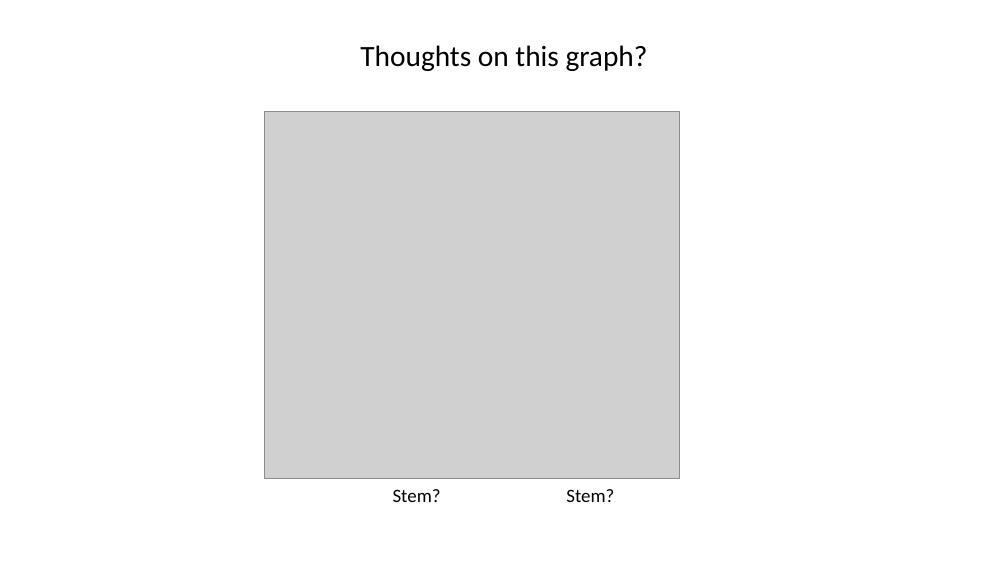
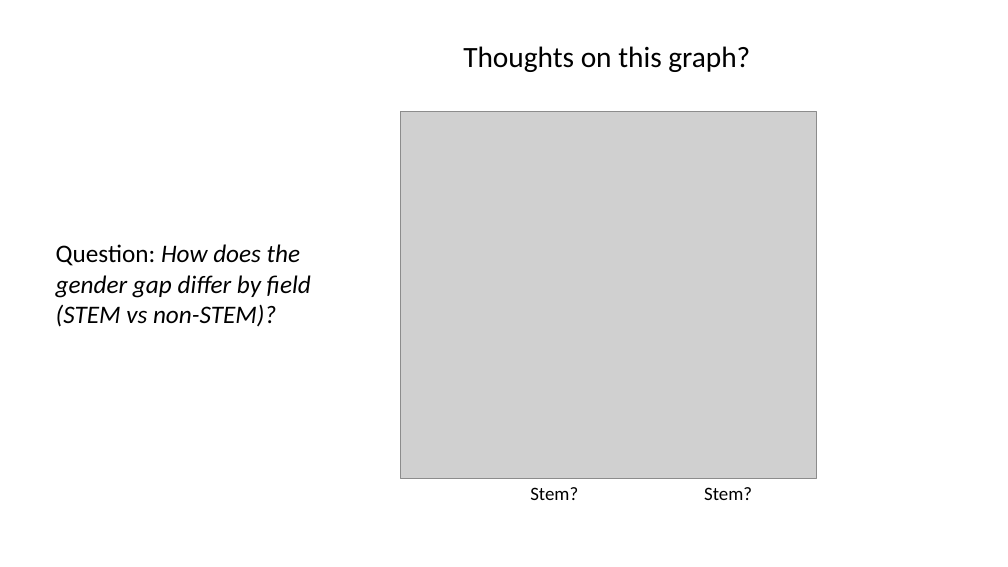
Before and after one commit to WSU-DataScience/USCOTS23_Bergen_Gestalt, a slide deck: slide 31 of USCOTS2023_Gestalt.pptx. Drawn at 1008x567 pixels with LibreOffice and Linux fonts; fonts in the diff are those of the drawing; grey boxes stand for pictures. Boxes give left, top, right and bottom in pixels: in the first picture for what was removed or moved away, otherwise in the second. Text is boxed around its words. In the diff, an @@ line names an element or a change of style, - is before the commit and + after.

```diff
--- a/USCOTS2023_Gestalt.pptx
+++ b/USCOTS2023_Gestalt.pptx
@@ text "Thoughts on this graph?": place and size @@
-text "Thoughts on this graph?" at <box>360,45,648,71</box>
+text "Thoughts on this graph?" at <box>463,46,750,72</box>
@@ picture: place and size @@
-picture at <box>265,111,680,479</box>
+picture at <box>401,111,816,479</box>
@@ text added at <box>56,244,311,327</box>, 24 pt, text #000000, italic @@
+Question: How does the gender gap differ by field (STEM vs non-STEM)?
@@ text "Stem?": place and size @@
-text "Stem?" at <box>393,489,441,502</box>
+text "Stem?" at <box>530,487,578,500</box>
@@ text "Stem?": place and size @@
-text "Stem?" at <box>566,489,614,502</box>
+text "Stem?" at <box>704,487,752,500</box>
```
Also in this commit, not shown: 3 other slides changed.
